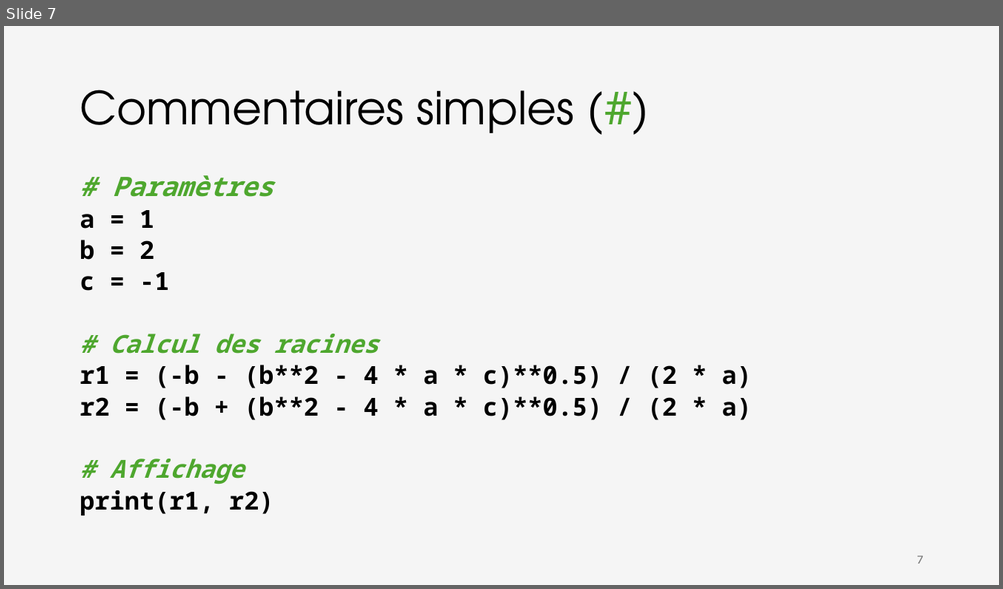
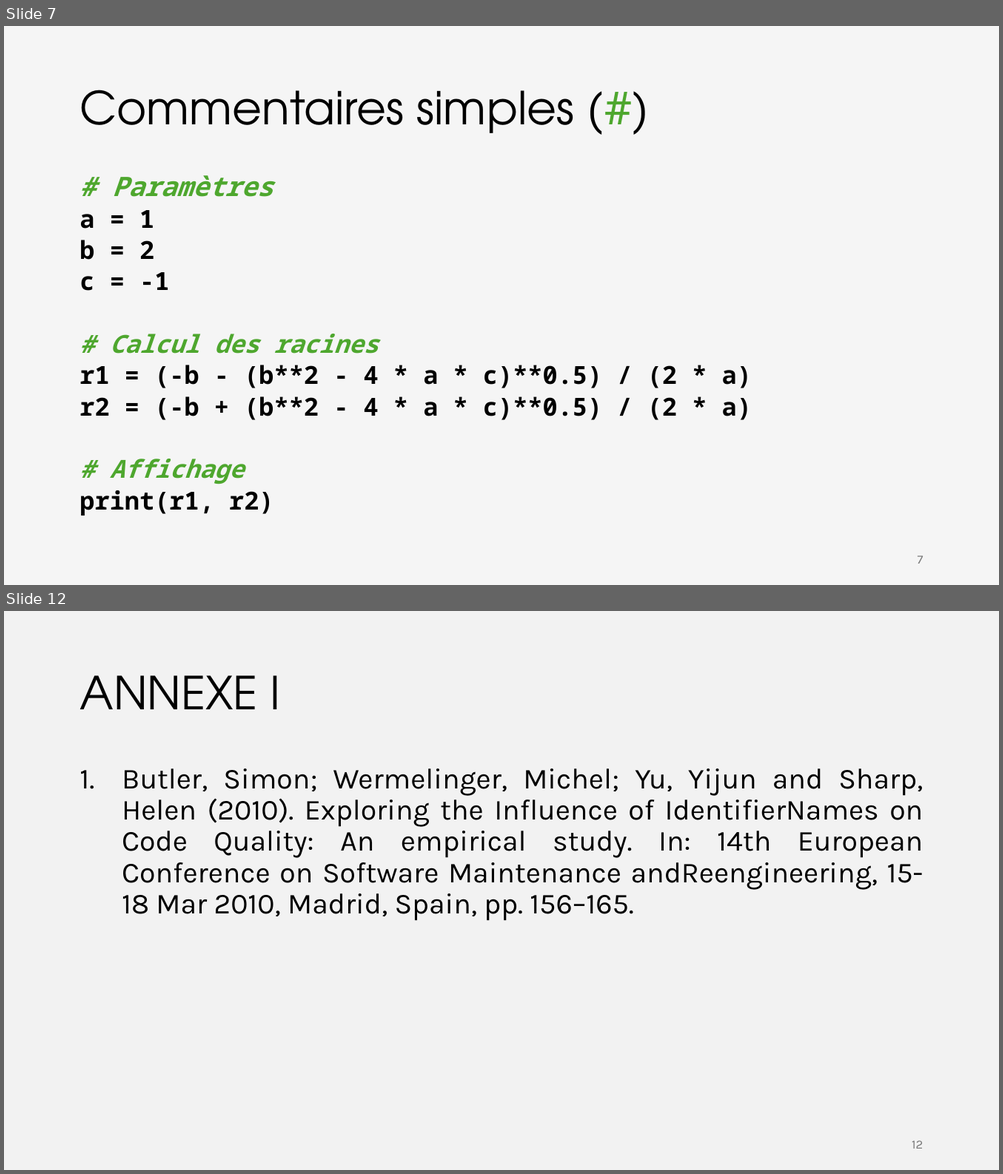
Before and after one commit to iannickgagnon/sagedays_iannick_2026, a slide deck: python_1/presentation_python_1.pptx. Shown one above the other, each under a label of ours: slide 7 before the commit, slides 7 and 12 after it; the slides between them are not shown. The pictures are 1003x589 and 1003x1174 pixels, drawn with LibreOffice and Linux fonts; fonts in the diff are those of the drawing. Boxes give left, top, right and bottom in pixels: in the first picture for what was removed or moved away, otherwise in the second. Text is boxed around its words. In the diff, an @@ line names an element or a change of style, - is before the commit and + after.

```diff
--- a/python_1/presentation_python_1.pptx
+++ b/python_1/presentation_python_1.pptx
@@ slide 12 added at [4,611,999,1170], background #F2F2F2 @@
@@ title added at [79,675,281,709], 44 pt, text #000000 @@
+ANNEXE I
@@ text added at [122,769,923,921], 28 pt, text #000000 @@
+1. Butler, Simon; Wermelinger, Michel; Yu, Yijun and Sharp, Helen (2010). Exploring the Influence of IdentifierNames on Code Quality: An empirical study. In: 14th European Conference on Software Maintenance andReengineering, 15-18 Mar 2010, Madrid, Spain, pp. 156–165.
@@ page number added at [911,1141,922,1149], 12 pt, text #797979 @@
+12
```
Also in this commit, not shown: 4 slides changed.
